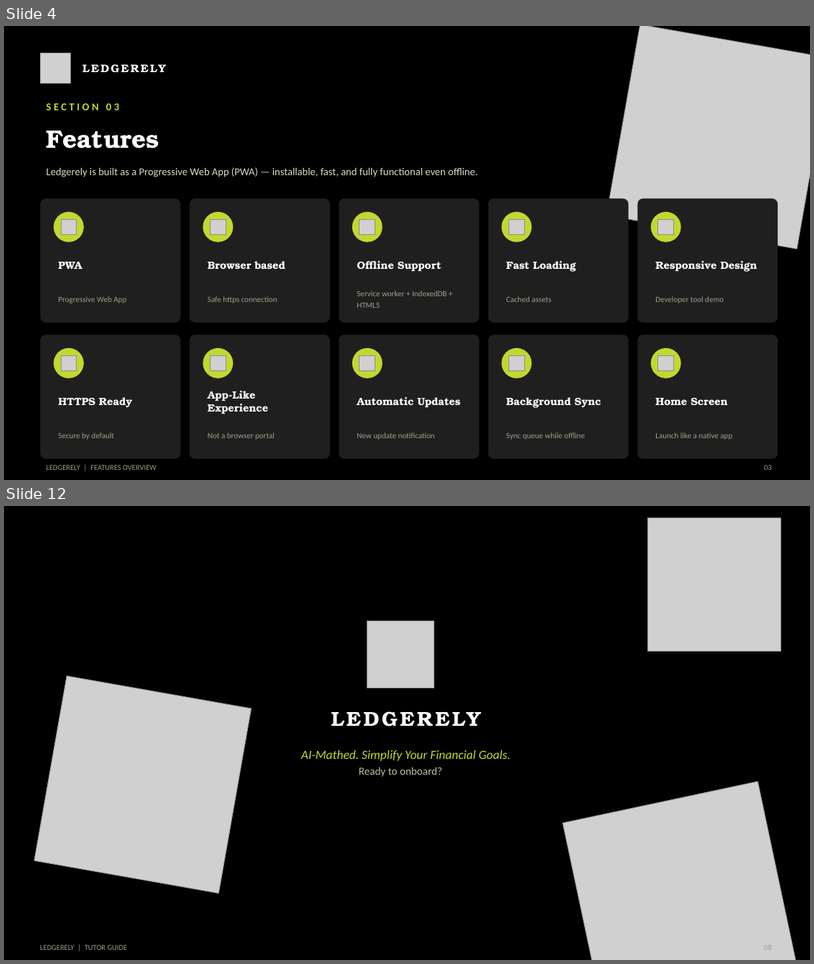
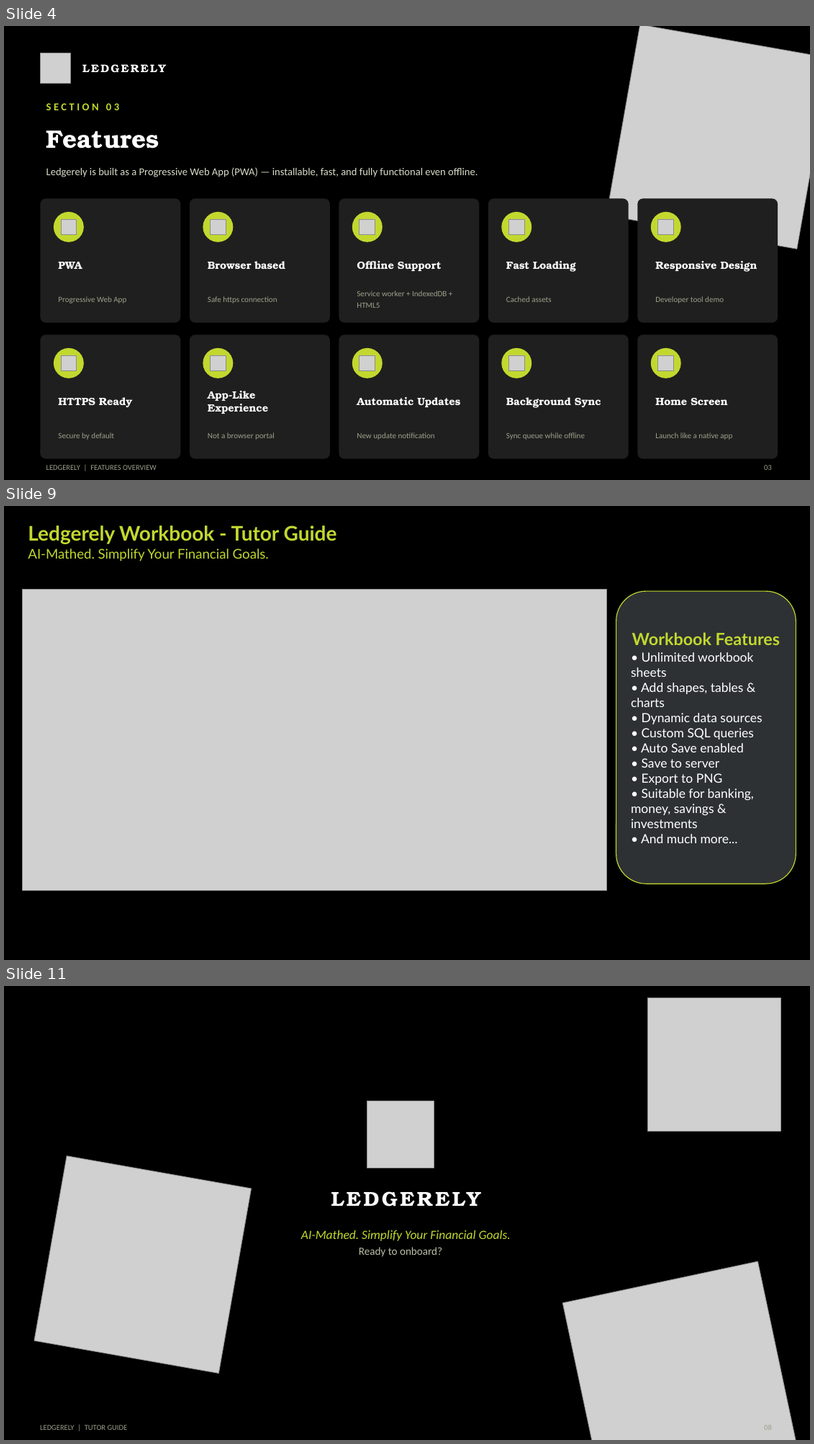
Before and after one commit to bharani-palani/ledgerely, a slide deck: LedgerelyTutorGuide.pptx. Shown one above the other, each under a label of ours: slides 4 and 12 before the commit, slides 4, 9 and 11 after it; the slides between them are not shown. The pictures are 814x964 and 814x1444 pixels, drawn with LibreOffice and Linux fonts; fonts in the diff are those of the drawing; grey boxes stand for pictures. Boxes give left, top, right and bottom in pixels: in the first picture for what was removed or moved away, otherwise in the second. Text is boxed around its words. In the diff, an @@ line names an element or a change of style, - is before the commit and + after.

Commit message:
feat: plan chart init

```diff
--- a/LedgerelyTutorGuide.pptx
+++ b/LedgerelyTutorGuide.pptx
@@ slide 9 added at (4, 506, 810, 960), background #000000 @@
@@ text added at (28, 525, 337, 561), 16 pt, text #C2D82E @@
+Ledgerely Workbook - Tutor Guide
+AI-Mathed. Simplify Your Financial Goals.
@@ picture added at (22, 590, 607, 890) @@
@@ rounded rectangle added at (617, 591, 797, 883), fill #2D3134, outline #C2D82E 1 pt, 15 pt, text #FFFFFF @@
+Workbook Features
+• Unlimited workbook sheets
+• Add shapes, tables & charts
+• Dynamic data sources
+• Custom SQL queries
+• Auto Save enabled
+• Save to server
+• Export to PNG
+• Suitable for banking, money, savings & investments
+• And much more...
@@ what was slide 12 is now slide 11 @@
```
Also in this commit, not shown: 5 slides changed, 1 other slide added, 3 slides removed, 10 other files.
